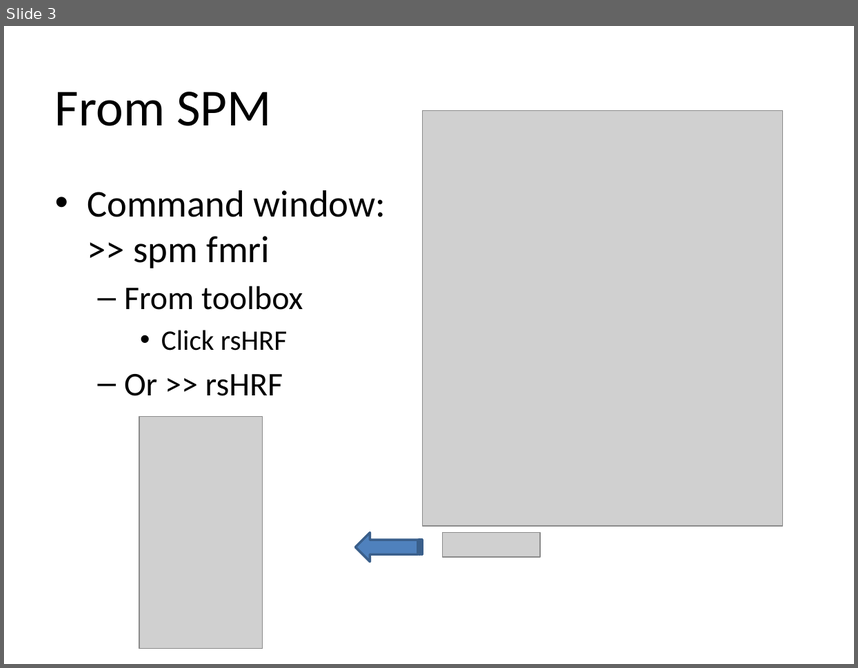
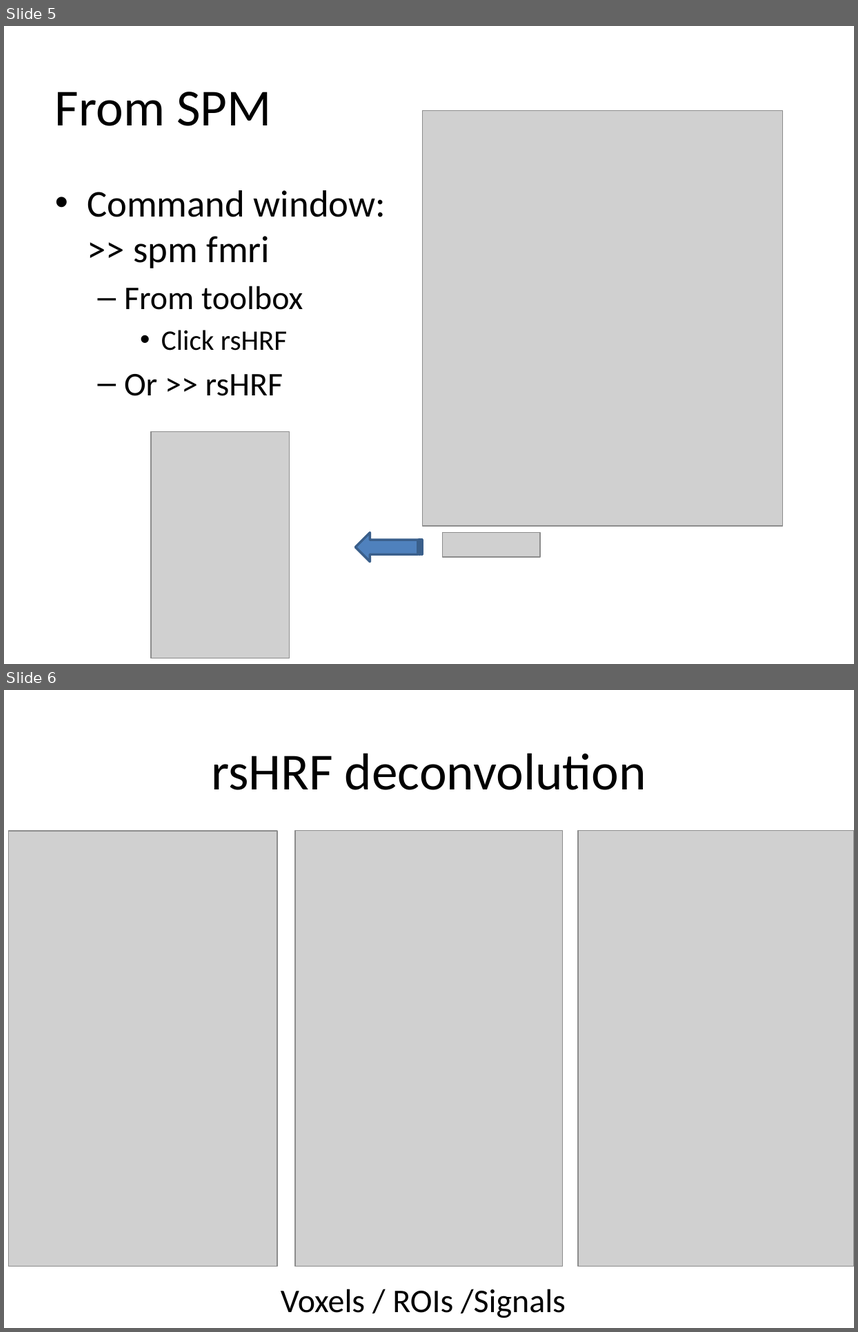
Before and after one commit to compneuro-da/rsHRF, a slide deck: rsHRF_toolbox.pptx. Shown one above the other, each under a label of ours: slide 3 before the commit, slides 5 and 6 after it. The pictures are 858x668 and 858x1332 pixels, drawn with LibreOffice and Linux fonts; fonts in the diff are those of the drawing; grey boxes stand for pictures. Boxes give left, top, right and bottom in pixels: in the first picture for what was removed or moved away, otherwise in the second. Text is boxed around its words. In the diff, an @@ line names an element or a change of style, - is before the commit and + after.

```diff
--- a/rsHRF_toolbox.pptx
+++ b/rsHRF_toolbox.pptx
@@ slide 6 added at box(4, 690, 854, 1328), background #FFFFFF @@
@@ title added at box(211, 753, 646, 790), 44 pt, text #000000 @@
+rsHRF deconvolution
@@ picture added at box(8, 831, 277, 1266) @@
@@ picture added at box(296, 830, 562, 1265) @@
@@ picture added at box(578, 830, 854, 1265) @@
@@ text added at box(281, 1288, 566, 1318), 28 pt, text #000000 @@
+Voxels / ROIs /Signals
@@ what was slide 3 is now slide 5 @@
@@ slide 5 changed as well @@
@@ picture: place and size @@
-picture at box(139, 416, 263, 648)
+picture at box(151, 432, 290, 657)
```
Also in this commit, not shown: 6 other slides changed, 19 other slides added, 3 slides removed, 10 other files.
